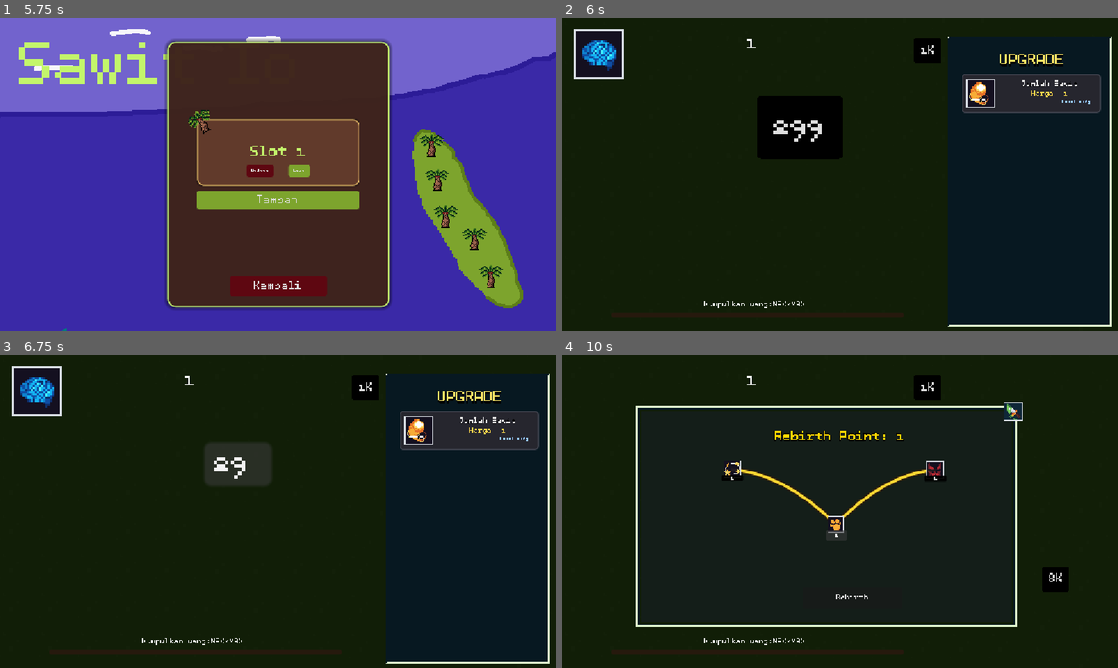
Above: before the commit, frames 1-4 (two rows, left to right).
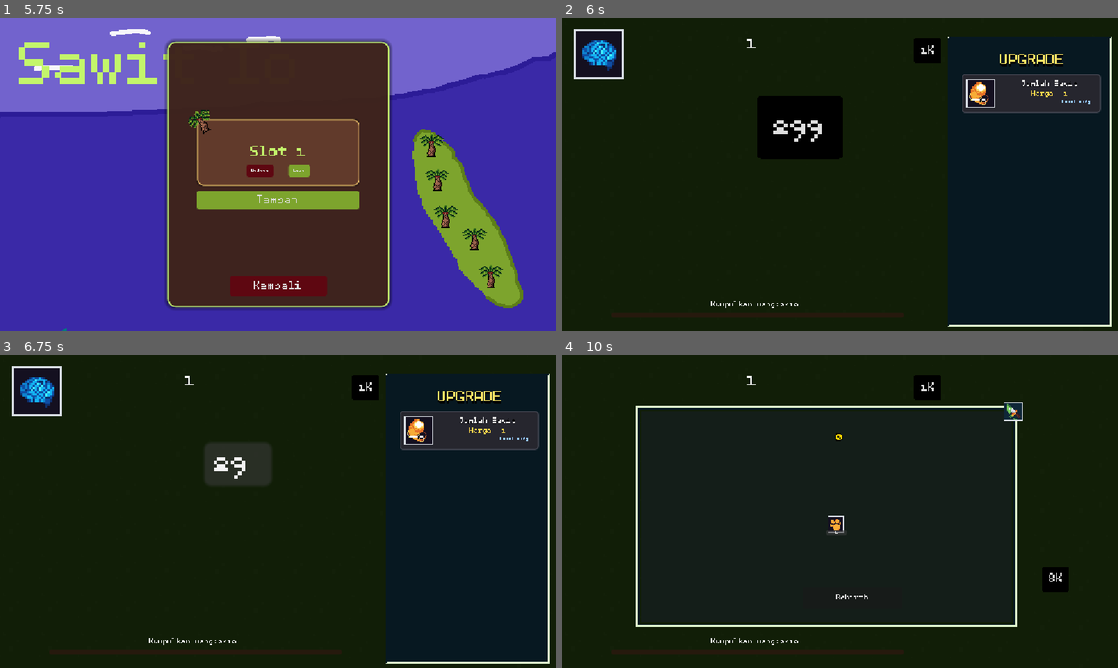
Above: after the commit, the same moments.

Repository: azizul987/Sawit-io
Game: Godot game, scene res://Scene/MainMenui.tscn
Two runs of this game, one before a commit and one after it. Both use one fixed random seed, a clock stepped at 60 frames per second and the inputs below. Sound files missing from this copy of the repository are replaced by a short silence.
Inputs (mouse positions are in pixels of both pictures, inside the frame that each line leads up to):
- Up to frame 1 (5.75 s): click "Mulai" at 0.5 s; tap Enter at 1.25 s; drag from (489, 274) to (444, 215) at 1.27 s; click "Tambah" at 2 s; click "Kembali" at 2.75 s; click "Mulai" at 3.5 s; drag from (472, 237) to (439, 180) at 4.27 s; move the mouse to (472, 237) at 5.02 s; hold Right (ui_right) from 5.03 s (still down); hold Q (zoom_in) from 5.03 s (still down); click (472, 237) at 5.17 s
- Up to frame 2 (6 s): release Right (ui_right) at 5.75 s; release Q (zoom_in) at 5.75 s; click "Load" at 5.75 s
- Up to frame 3 (6.75 s): click "299" at 6.5 s
- Up to frame 4 (10 s): click "1K" at 7.25 s; click "8K" at 8 s; click (600, 392) at 8.75 s; click "1" at 9.5 s

Frame 1 is identical in both runs. In frame 2, less than 0.1% of the frame differs, in the area x 25-44%, y 90-93%; in frame 3, less than 0.1%; in frame 4, 1.1%, in the area x 25-70%, y 24-93%.

Commit message:
rebirth point  add when mision  is   c

Diff:
--- a/Logic/skrip/SaveManager.gd
+++ b/Logic/skrip/SaveManager.gd
@@ -105,7 +105,7 @@
 
 	Point.point = float(data.get("point", 0))
 	Point.total_point_earned = float(data.get("total_point_earned", 0))
-	Point.rebirth_point = int(data.get("rebirth_point", 1))
+	Point.rebirth_point = int(data.get("rebirth_point", 0))
 
 	Point.idx_mision_now=int(data.get("var idx_mision_now",0))
 
--- a/Ui/mision_menu.gd
+++ b/Ui/mision_menu.gd
@@ -11,8 +11,9 @@
 	update_label(mision.get_mision(Point.idx_mision_now))
 func update_ui(add_poin: int):
 	var Mision_Type = misi_database.get_mision(Point.idx_mision_now)
-	if mision_comparator(Mision_Type):
+	if mision_comparator(Mision_Type)&&!is_max():
 		Point.idx_mision_now+=1
+		Point.rebirth_point+=1
 		progress_bar.max_value=mision.get_mision(Point.idx_mision_now).target_value
 	progress_bar.value=Point.total_point_earned
 	update_label(mision.get_mision(Point.idx_mision_now))
@@ -22,6 +23,9 @@
 func mision_comparator(misi:Mission):
 	return  Point.total_point_earned>=misi.target_value
 func update_label(misi:Mission):
-	if(Point.idx_mision_now<len(misi_database.missions)):
+	if(!is_max()):
 		label.text="Kumpulkan uang:{0}/{1} ".format([Point.format_num(Point.total_point_earned),Point.format_num(misi.target_value)])
-	label.text="Kumpulkan uang:{0}/{1} ".format(["MAX","MAX"])
+	else:label.text="Kumpulkan uang:{0}/{1} ".format(["MAX","MAX"])
+func is_max():
+	return Point.idx_mision_now>len(misi_database.missions)
+	print(Point.idx_mision_now,len(misi_database.missions))
--- a/Ui/skill_tree_ui.gd
+++ b/Ui/skill_tree_ui.gd
@@ -1,6 +1,6 @@
 extends Control
 
-
+@onready var rebirth_point_label: Label = $CanvasLayer/MarginContainer/RebirthPointLabel
 func _ready() -> void:
 	visibility_changed.connect(func():
 		Point.is_skill_tree_open = visible
@@ -36,6 +36,8 @@
 
 	get_tree().reload_current_scene()
 
+func _process(delta: float) -> void:
+	rebirth_point_label.text=str(Point.rebirth_point)
 
 func _on_exit_pressed() -> void:
 	$".".hide()
